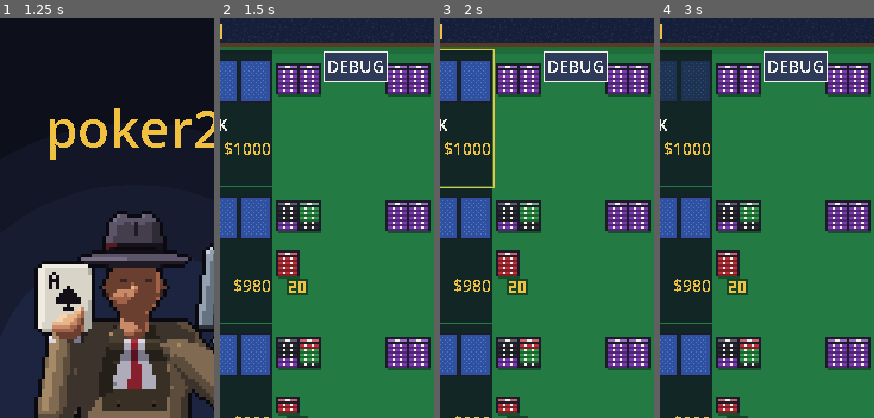
Above: before the commit, frames 1-4 (left to right).
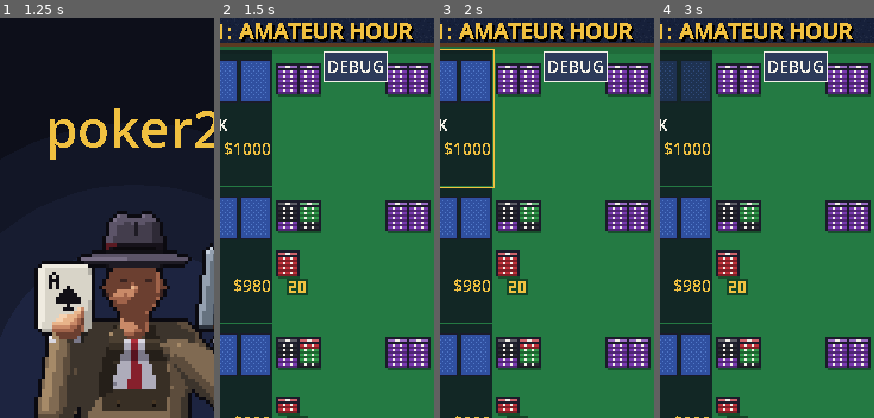
Above: after the commit, the same moments.

Repository: ryanlacroix/poker2
Game: Godot game, scene res://scenes/main_menu.tscn
Same seed, same stepped clock (60 frames per second), same inputs: the game is played once before the commit and once after it.
Inputs (mouse positions are % of the whole screen's width and height, from its top left):
- Up to frame 1 (1.25 s): move the mouse to (72, 45) at 0.52 s; tap F at 0.6 s; click (72, 45) at 0.67 s
- Up to frame 2 (1.5 s): click "JOIN TABLE" at 1.25 s
- Up to frame 3 (2 s): no input
- Up to frame 4 (3 s): click "DEBUG" at 2 s; click "GIVE GUN" at 2.75 s
The pictures show only the part of the screen within x 19-69%, y 0-50%; the shares and areas given below are measured in that part.

Frame 1 is identical in both runs. In frame 2, 2.7% of the frame differs, in the area x 3-92%, y 1-6%; in frame 3, 2.7%; in frame 4, 2.7%.

Commit message:
added level names and improved name styling

Diff:
--- a/scripts/game/table_level.gd
+++ b/scripts/game/table_level.gd
@@ -4,20 +4,23 @@
 ## player out) ascends the player to the next. Tables past the last one in [constant TABLES]
 ## reuse its setup.
 
-## Table 1 first. Felt colours: [code]felt[/code] is the band inside the wooden rail,
+## Table 1 first. [code]name[/code] is shown at the top of the screen. Felt colours: [code]felt[/code] is the band inside the wooden rail,
 ## [code]felt_inner[/code] the lighter felt inside it; [code]textured[/code] adds a faint grain.
 const TABLES := [
 	{
+		name = "AMATEUR HOUR",
 		starting_chips = 1000, small_blind = 10, big_blind = 20,
 		felt = Color("1f6b3a"), felt_inner = Color("247a43"), textured = false,
 	},
 	{
+		name = "THE KING'S COURT",
 		starting_chips = 2000, small_blind = 20, big_blind = 40,
 		felt = Color("561820"), felt_inner = Color("651d26"), textured = true,
 	},
 ]
 
 var number: int
+var name: String
 var starting_chips: int
 var small_blind: int
 var big_blind: int
@@ -30,6 +33,7 @@
 func _init(p_number: int) -> void:
 	number = p_number
 	var spec: Dictionary = TABLES[clampi(p_number, 1, TABLES.size()) - 1]
+	name = spec.name
 	starting_chips = spec.starting_chips
 	small_blind = spec.small_blind
 	big_blind = spec.big_blind
--- a/scripts/ui/table_scene.gd
+++ b/scripts/ui/table_scene.gd
@@ -20,6 +20,10 @@
 const BANNER_Z := SeatView.DARKEN_Z + 2
 ## The "TABLE N" label: a little bigger than the players' names, to fill the header strip.
 const TABLE_LABEL_FONT_SIZE := 18
+## Offset (down and right) of the hard black shadow under the table's name.
+const TABLE_NAME_SHADOW_OFFSET := 2
+## How much thicker the table's name is drawn (the UI font has no bold of its own).
+const TABLE_NAME_EMBOLDEN := 0.8
 ## Dark blue felt behind the table, filling the screen.
 const BACKDROP := Color("16203a")
 ## Share of the felt's pixels drawn a shade darker / lighter on a textured felt.
@@ -170,15 +174,24 @@
 		_felt_inner_texture = _grained_felt(_level.felt_inner, felt_size)
 
 	# Which table this is, in the header strip above the felt, on the left; lettered like the
-	# players' names.
-	var table_label := Label.new()
-	table_label.text = "TABLE %d" % _level.number
-	table_label.vertical_alignment = VERTICAL_ALIGNMENT_CENTER
-	UiTheme.add_at(self, table_label,
+	# players' names, with the table's name bold over a hard black shadow.
+	var header_row := HBoxContainer.new()
+	header_row.add_theme_constant_override("separation", 0)
+	UiTheme.add_at(self, header_row,
 		Vector2(_layout.header.position.x, _layout.header.get_center().y - UiTheme.LINE_HEIGHT / 2.0),
-		Vector2(_layout.header.size.x / 2, UiTheme.LINE_HEIGHT))
-	table_label.add_theme_color_override("font_color", PixelArt.GOLD)
-	table_label.add_theme_font_size_override("font_size", TABLE_LABEL_FONT_SIZE)
+		Vector2(_layout.header.size.x, UiTheme.LINE_HEIGHT))
+	_add_header_text(header_row, "TABLE %d: " % _level.number, PixelArt.GOLD)
+	var table_name := _add_header_text(header_row, _level.name, PixelArt.GOLD)
+	table_name.size_flags_horizontal = SIZE_EXPAND_FILL
+	table_name.clip_text = true
+	var bold := FontVariation.new()
+	bold.base_font = table_name.get_theme_default_font()
+	bold.variation_embolden = TABLE_NAME_EMBOLDEN
+	table_name.add_theme_font_override("font", bold)
+	table_name.add_theme_color_override("font_shadow_color", Color.BLACK)
+	table_name.add_theme_constant_override("shadow_offset_x", TABLE_NAME_SHADOW_OFFSET)
+	table_name.add_theme_constant_override("shadow_offset_y", TABLE_NAME_SHADOW_OFFSET)
+	table_name.add_theme_constant_override("shadow_outline_size", 0)
 
 	# players[0] is the human (bottom right); opponents fill the edge columns clockwise.
 	var human_portrait: Texture2D = load(GameConfig.player_portrait_path)
@@ -304,6 +317,16 @@
 	_debug_menu.give_item.connect(_debug_give_item)
 	_debug_menu.lose_heart.connect(_debug_lose_heart)
 	_debug_menu.win_table.connect(func() -> void: _show_game_over(_table.players[0]))
+
+
+func _add_header_text(row: HBoxContainer, text: String, color: Color) -> Label:
+	var label := Label.new()
+	label.text = text
+	label.vertical_alignment = VERTICAL_ALIGNMENT_CENTER
+	label.add_theme_color_override("font_color", color)
+	label.add_theme_font_size_override("font_size", TABLE_LABEL_FONT_SIZE)
+	row.add_child(label)
+	return label
 
 
 func _build_action_bar() -> void:
